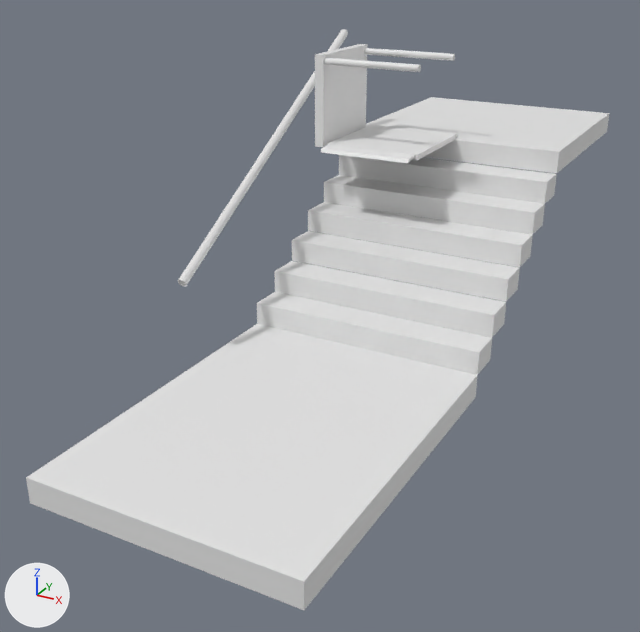
The COLLADA model src/commonMain/resources/StairLift.dae: old version first, new version second.
Before and after are seen from a 50 mm lens placed at (5.17, -7.62, 4.98), pointed at (0.09, 1.62, 0.36). Arrows for +X, +Y and +Z are at lower left; the lights stay in place. Where no turn or scale is listed for an object, it has been applied to the vertices.
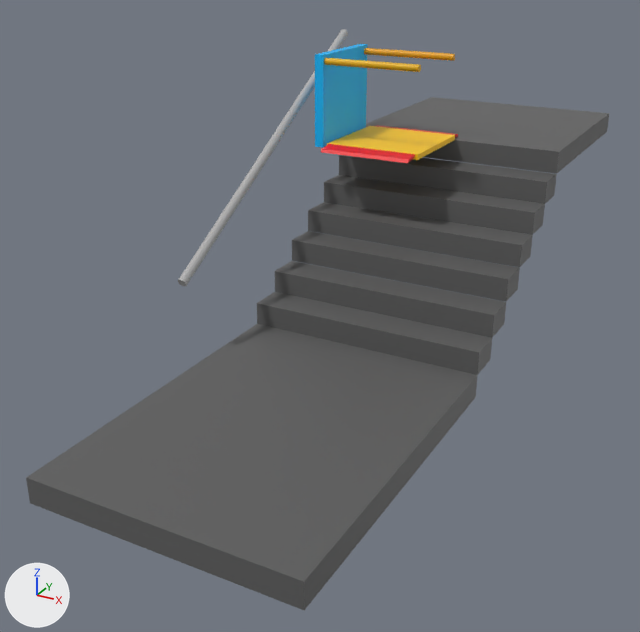
Commit message: Add some materials to the model

What differs and where, as boxes (x1, y1, x2, y2) in the pictures (640 x 632 px):
'Cube', recoloured (white to grey): (26, 324, 477, 610) in both
'Cube.007', recoloured (white to grey): (366, 97, 609, 174) in both
'Cube.001', recoloured (white to grey): (257, 292, 492, 375) in both
'Cube.002', recoloured (white to grey): (275, 261, 506, 338) in both
'Cube.003', recoloured (white to grey): (292, 231, 520, 301) in both
'Cube.004', recoloured: (308, 202, 533, 267) in both
'Cube.005', recoloured: (324, 175, 545, 235) in both
'Cube.006', recoloured: (339, 155, 557, 204) in both
'Internals', recoloured (grey to cyan): (315, 44, 368, 147) in both
'Barrier', recoloured (white to grey): (178, 29, 348, 286) in both
'Base', recoloured (white to yellow): (327, 126, 455, 160) in both
'Lower flap', recoloured (white to red): (321, 144, 415, 163) in both
'Cylinder', recoloured (white to yellow): (324, 58, 421, 72) in both
'Cylinder.001', recoloured (white to orange): (364, 48, 455, 61) in both

The edits, one by one:
Material 'Material' (mat_material) changes colour from white #e7e7e7 to yellow #ffca00; in linear values from (0.8, 0.8, 0.8) to (1.0, 0.592, 0.0).
Material 'Material.004' (mat_material_004) is new.
Its base color is (0.8, 0.351, 0.0) (orange #e7a000).
Material 'Material.003' (mat_material_003) is new.
Its base color is (0.8, 0.433, 0.0) (yellow #e7b000).
Material 'Material.002' (mat_material_002) is new.
Its base color is (0.0, 0.487, 1.0) (cyan #00b9ff).
Material 'Material.005' (mat_material_005) is new.
Its base color is (0.8, 0.0, 0.00519) (red #e70010).
Material 'Material.001' (mat_material_001) is new.
Its base color is (0.448, 0.448, 0.448) (grey #b3b3b3).
Material 'Stairs' (mat_stairs) is new.
Its base color is (0.111, 0.111, 0.111) (dark grey #5e5e5e).
me_cube_013 has 8 vertices, 12 faces and spans x -1.57..1.57, y -1.55..1.55, z -0.15..0.15.
me_cube_013 now uses material mat_stairs (dark grey #5e5e5e).
me_cube_012 has 8 vertices, 12 faces and spans x -1.57..1.57, y -0.24..0.24, z -0.15..0.15.
me_cube_012 now uses material mat_stairs (dark grey #5e5e5e).
me_cube_011 has 8 vertices, 12 faces and spans x -1.57..1.57, y -0.24..0.24, z -0.15..0.15.
me_cube_011 now uses material mat_stairs (dark grey #5e5e5e).
me_cube_010 has 8 vertices, 12 faces and spans x -1.57..1.57, y -0.24..0.24, z -0.15..0.15.
me_cube_010 now uses material mat_stairs (dark grey #5e5e5e).
me_cube_009 has 8 vertices, 12 faces and spans x -1.57..1.57, y -0.24..0.24, z -0.15..0.15.
me_cube_009 now uses material mat_stairs (dark grey #5e5e5e).
me_cube_008 has 8 vertices, 12 faces and spans x -1.57..1.57, y -0.24..0.24, z -0.15..0.15.
me_cube_008 now uses material mat_stairs (dark grey #5e5e5e).
me_cube_007 has 8 vertices, 12 faces and spans x -1.57..1.57, y -0.24..0.24, z -0.15..0.15.
me_cube_007 now uses material mat_stairs (dark grey #5e5e5e).
me_cube_004 has 8 vertices, 12 faces and spans x -1.0..1.0, y -1.0..1.0, z -1.0..1.0.
me_cube_004 now uses material mat_stairs (dark grey #5e5e5e).
me_cylinder_002 has 64 vertices, 124 faces and spans x -0.06..0.06, y -2.16..2.16, z -1.33..1.33.
me_cylinder_002 now uses material mat_material_001 (grey #b3b3b3).
me_cube_001 has 8 vertices, 12 faces and spans x -1.324..-0.036, y -0.243..0.004, z -0.071..-0.001.
me_cube_001 now uses material mat_material_005 (red #e70010).
me_cube_003 has 8 vertices, 12 faces and spans x -0.065..0.065, y -0.67..0.67, z -0.62..0.62.
me_cube_003 now uses material mat_material_002 (cyan #00b9ff).
me_cylinder has 64 vertices, 124 faces and spans x -0.691..0.691, y -0.046..0.046, z -0.046..0.046.
me_cylinder now uses material mat_material_003 (yellow #e7b000).
me_cylinder_001 has 64 vertices, 124 faces and spans x -0.691..0.691, y -0.046..0.046, z -0.046..0.046.
me_cylinder_001 now uses material mat_material_004 (orange #e7a000).
